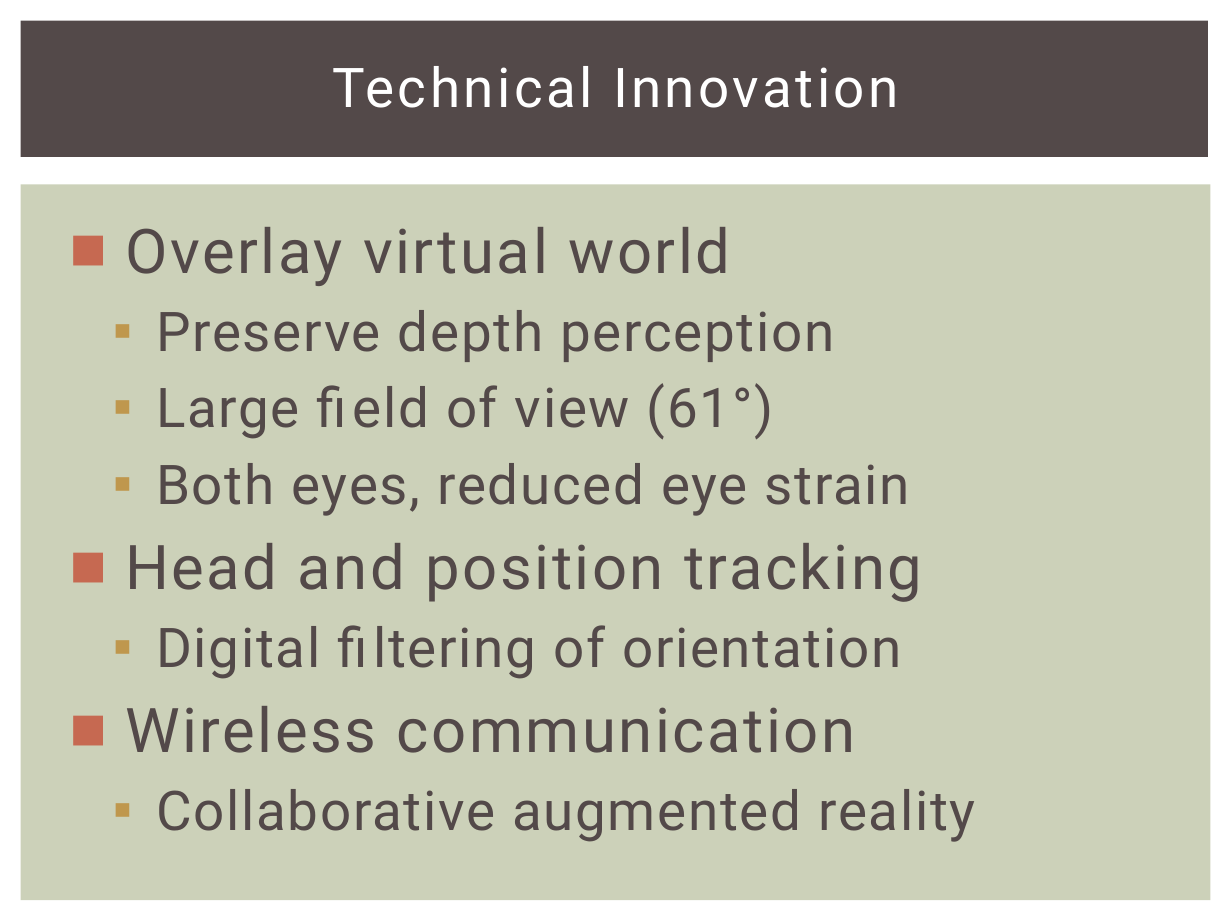
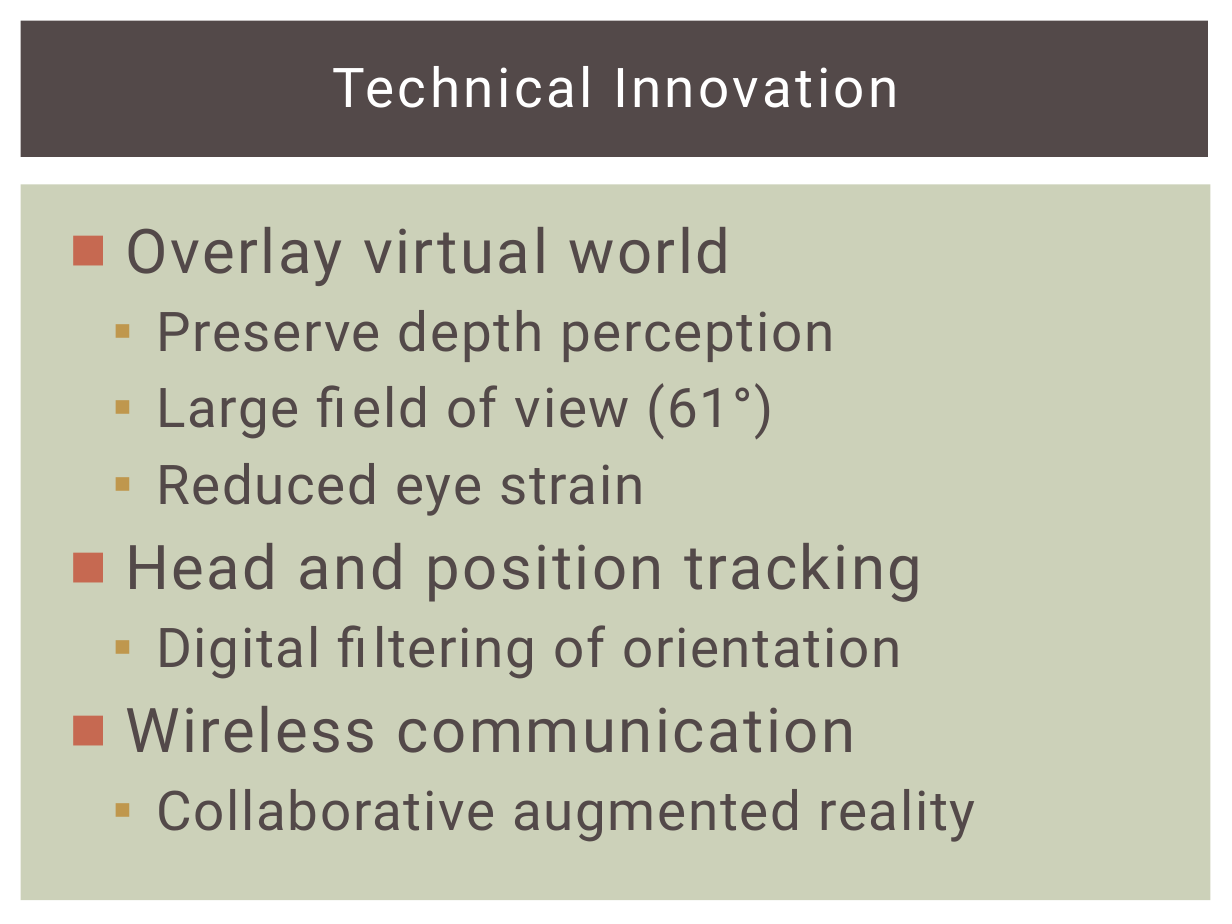
Before and after one commit to snowpuppy/augreality, a slide deck: slide 18 of doc/AugRealityFinalPresentation.pptx. Drawn at 1232x924 pixels with LibreOffice and Linux fonts; fonts in the diff are those of the drawing. Boxes give left, top, right and bottom in pixels: in the first picture for what was removed or moved away, otherwise in the second. Text is boxed around its words. In the diff, an @@ line names an element or a change of style, - is before the commit and + after.

```diff
--- a/doc/AugRealityFinalPresentation.pptx
+++ b/doc/AugRealityFinalPresentation.pptx
@@ text at box(156, 463, 644, 516): text changed @@
-  ▪ Both eyes, reduced eye strain
+  ▪ Reduced eye strain
```
Also in this commit, not shown: 9 other slides changed, 1 slide added, 1 slide removed.
